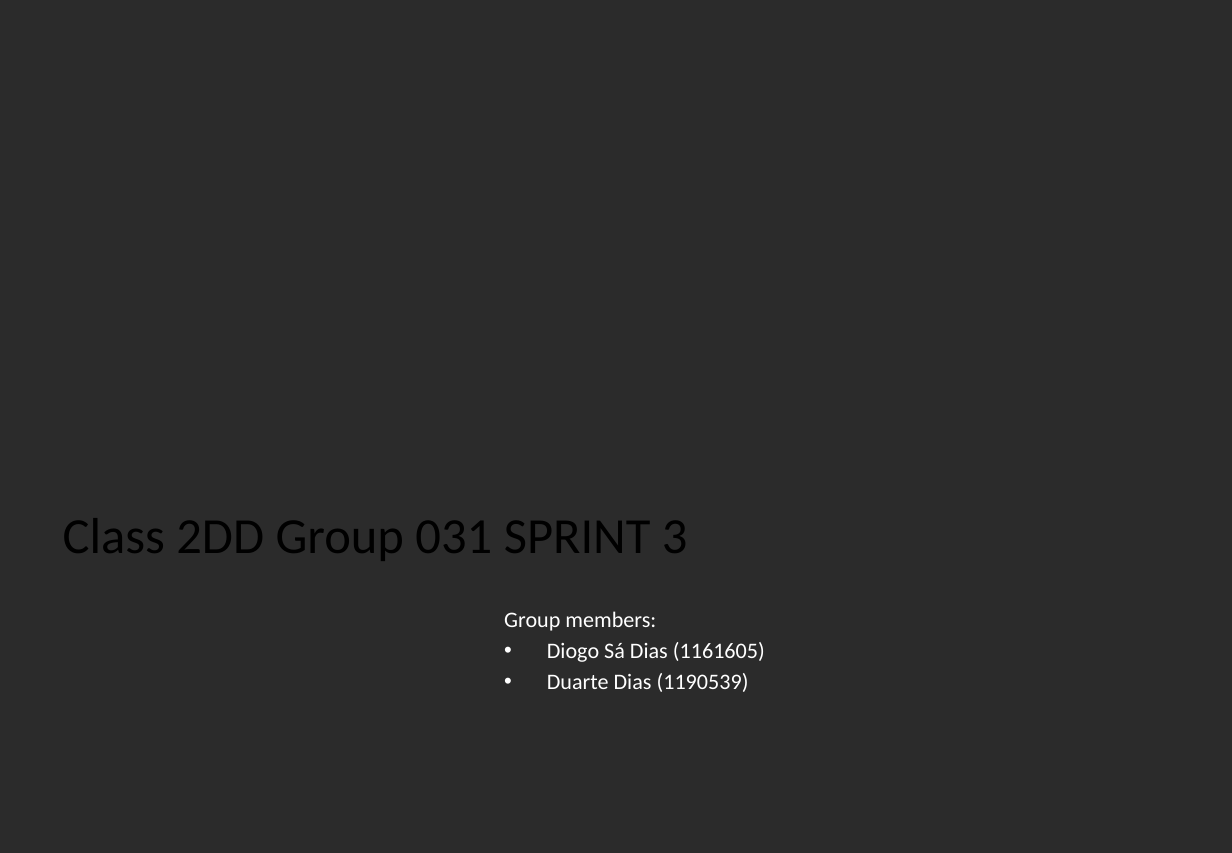
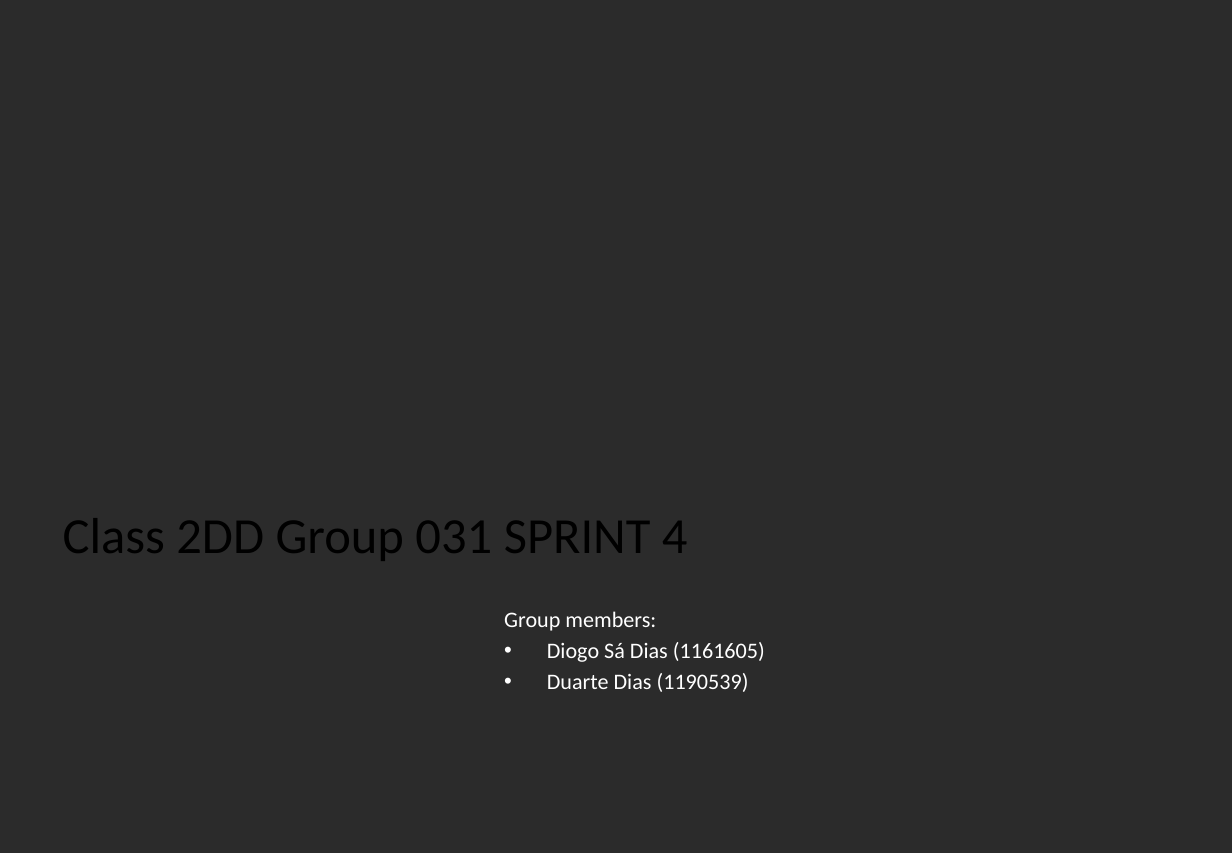
Before and after one commit to Diogosadias/LEI_PI_SEM3, a slide deck: slide 1 of docs/Sprint4/LAPR3 - Sprint 4 Status Report.pptx. Drawn at 1232x853 pixels with LibreOffice and Linux fonts; fonts in the diff are those of the drawing; background and template pictures are left out; a plain dark background stands for a picture behind light text. Boxes give left, top, right and bottom in pixels: in the first picture for what was removed or moved away, otherwise in the second. Text is boxed around its words. In the diff, an @@ line names an element or a change of style, - is before the commit and + after.

```diff
--- a/docs/Sprint4/LAPR3 - Sprint 4 Status Report.pptx
+++ b/docs/Sprint4/LAPR3 - Sprint 4 Status Report.pptx
@@ title at bbox=[63, 518, 688, 561]: text changed @@
-Class 2DD Group 031 SPRINT 3
+Class 2DD Group 031 SPRINT 4
```
Also in this commit, not shown: 10 other slides changed, 3 other files.
